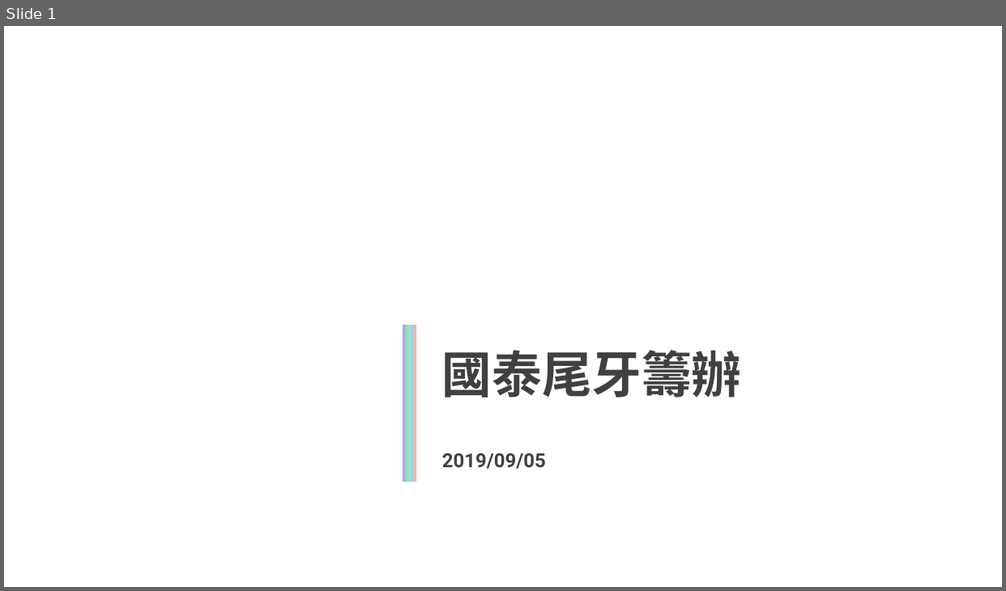
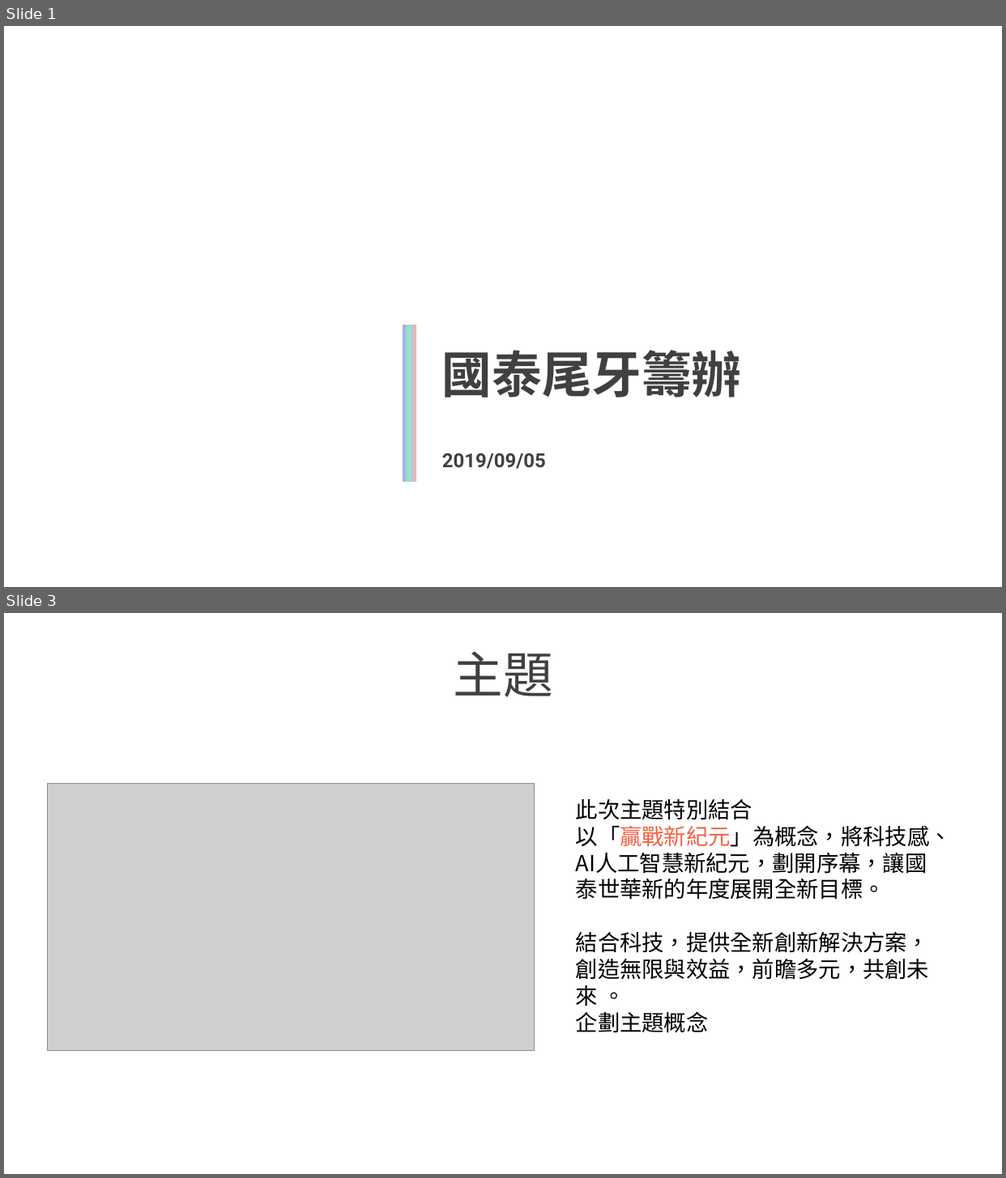
Before and after one commit to wen09210/image, a slide deck: 尾牙籌辦簡報.pptx. Shown one above the other, each under a label of ours: slide 1 before the commit, slides 1 and 3 after it; the slides between them are not shown. The pictures are 1006x591 and 1006x1178 pixels, drawn with LibreOffice and Linux fonts; fonts in the diff are those of the drawing; grey boxes stand for pictures; background and template pictures are left out. Boxes give left, top, right and bottom in pixels: in the first picture for what was removed or moved away, otherwise in the second. Text is boxed around its words. In the diff, an @@ line names an element or a change of style, - is before the commit and + after.

```diff
--- a/尾牙籌辦簡報.pptx
+++ b/尾牙籌辦簡報.pptx
@@ slide 3 added at bbox=[4, 613, 1002, 1174], background picture (left out) @@
@@ text added at bbox=[453, 651, 552, 697], 36 pt, text #404040 @@
+主題
@@ picture added at bbox=[47, 784, 534, 1051] @@
@@ text added at bbox=[576, 799, 952, 1033], 16 pt, text #000000 @@
+此次主題特別結合
+以「贏戰新紀元」為概念，將科技感、AI人工智慧新紀元，劃開序幕，讓國泰世華新的年度展開全新目標。
+結合科技，提供全新創新解決方案，創造無限與效益，前瞻多元，共創未來 。
+企劃主題概念
```
Also in this commit, not shown: 2 other slides added.
